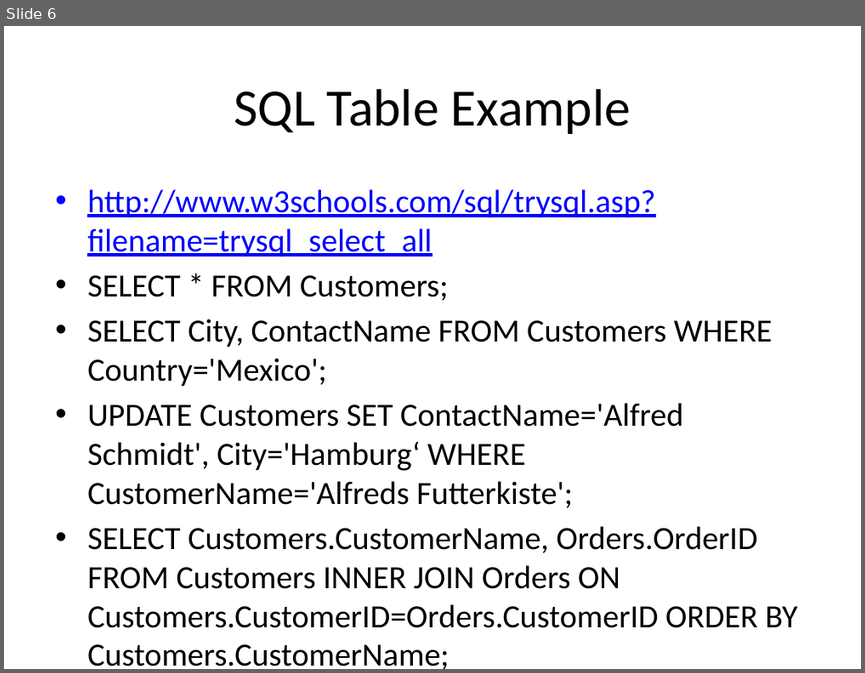
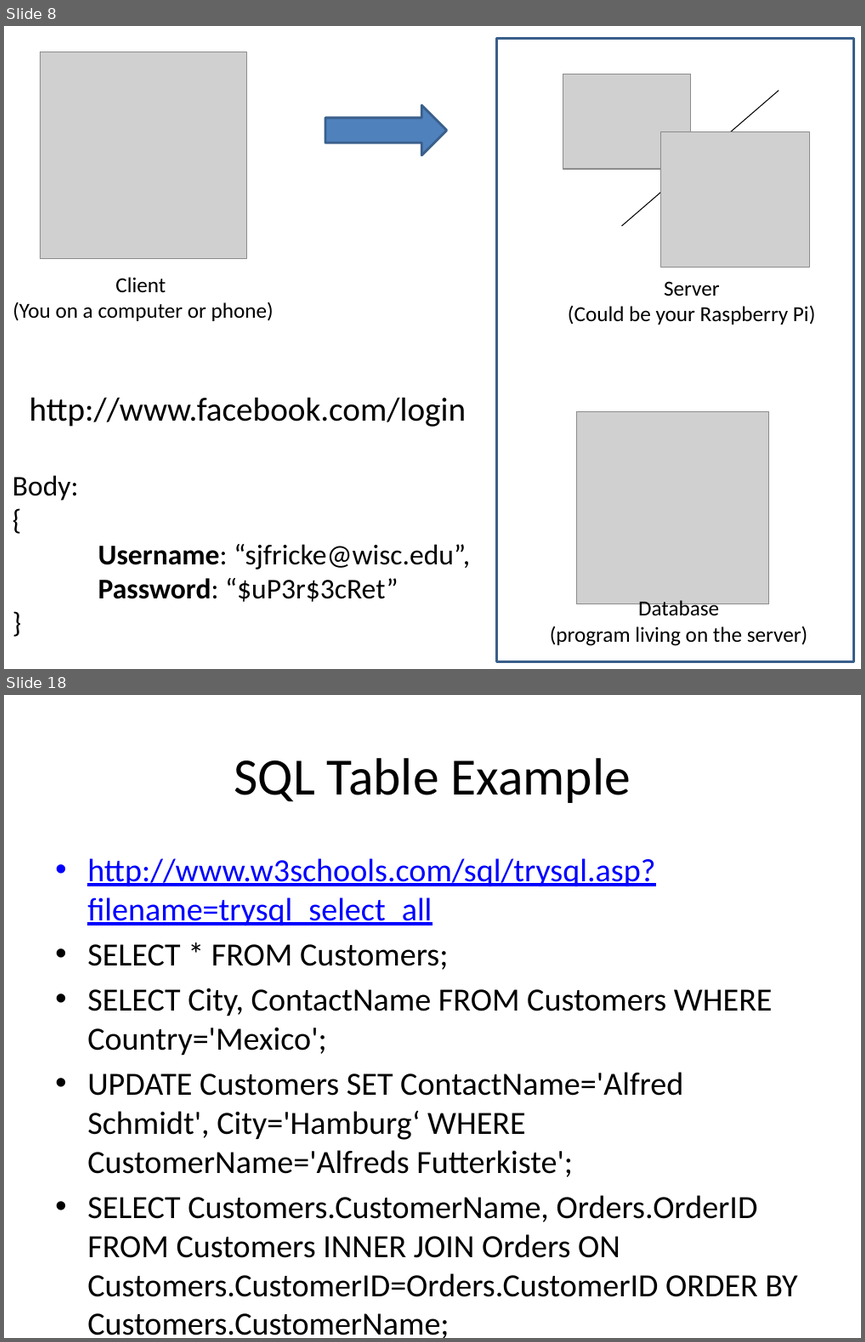
Before and after one commit to sjfricke/IEEE-Mini-Projects-UW-Madison, a slide deck: Tutorial/PowerPoint Versions/MongoDB and Databases.pptx. Shown one above the other, each under a label of ours: slide 6 before the commit, slides 8 and 18 after it; the slides between them are not shown. The pictures are 865x673 and 865x1342 pixels, drawn with LibreOffice and Linux fonts; fonts in the diff are those of the drawing; grey boxes stand for pictures. Boxes give left, top, right and bottom in pixels: in the first picture for what was removed or moved away, otherwise in the second. Text is boxed around its words. In the diff, an @@ line names an element or a change of style, - is before the commit and + after.

```diff
--- a/Tutorial/PowerPoint Versions/MongoDB and Databases.pptx
+++ b/Tutorial/PowerPoint Versions/MongoDB and Databases.pptx
@@ slide 8 added at box(4, 26, 861, 669), background #FFFFFF @@
@@ rectangle added at box(497, 39, 854, 662), outline #3A5F8C 2 pt @@
@@ picture added at box(40, 52, 246, 258) @@
@@ picture added at box(562, 74, 690, 168) @@
@@ line added from (622, 226) to (778, 91), #000000 0.75 pt @@
@@ right arrow added at box(325, 106, 447, 155), fill #4F81BD, outline #3A5F8C 2 pt @@
@@ picture added at box(661, 131, 810, 267) @@
@@ text added at box(12, 277, 273, 321), 18 pt, text #000000 @@
+Client
+(You on a computer or phone)
@@ text added at box(568, 281, 815, 324), 18 pt, text #000000 @@
+Server
+(Could be your Raspberry Pi)
@@ text added at box(12, 397, 470, 601), 24 pt, text #000000 @@
+http://www.facebook.com/login
+Body:
+{
+Username: “sjfricke@wisc.edu”,
+Password: “$uP3r$3cRet”
+}
@@ picture added at box(576, 412, 769, 604) @@
@@ text added at box(550, 600, 807, 646), 18 pt, text #000000 @@
+Database
+(program living on the server)
@@ what was slide 6 is now slide 18 @@
```
Also in this commit, not shown: 9 slides changed, 12 other slides added, 1 other file.
